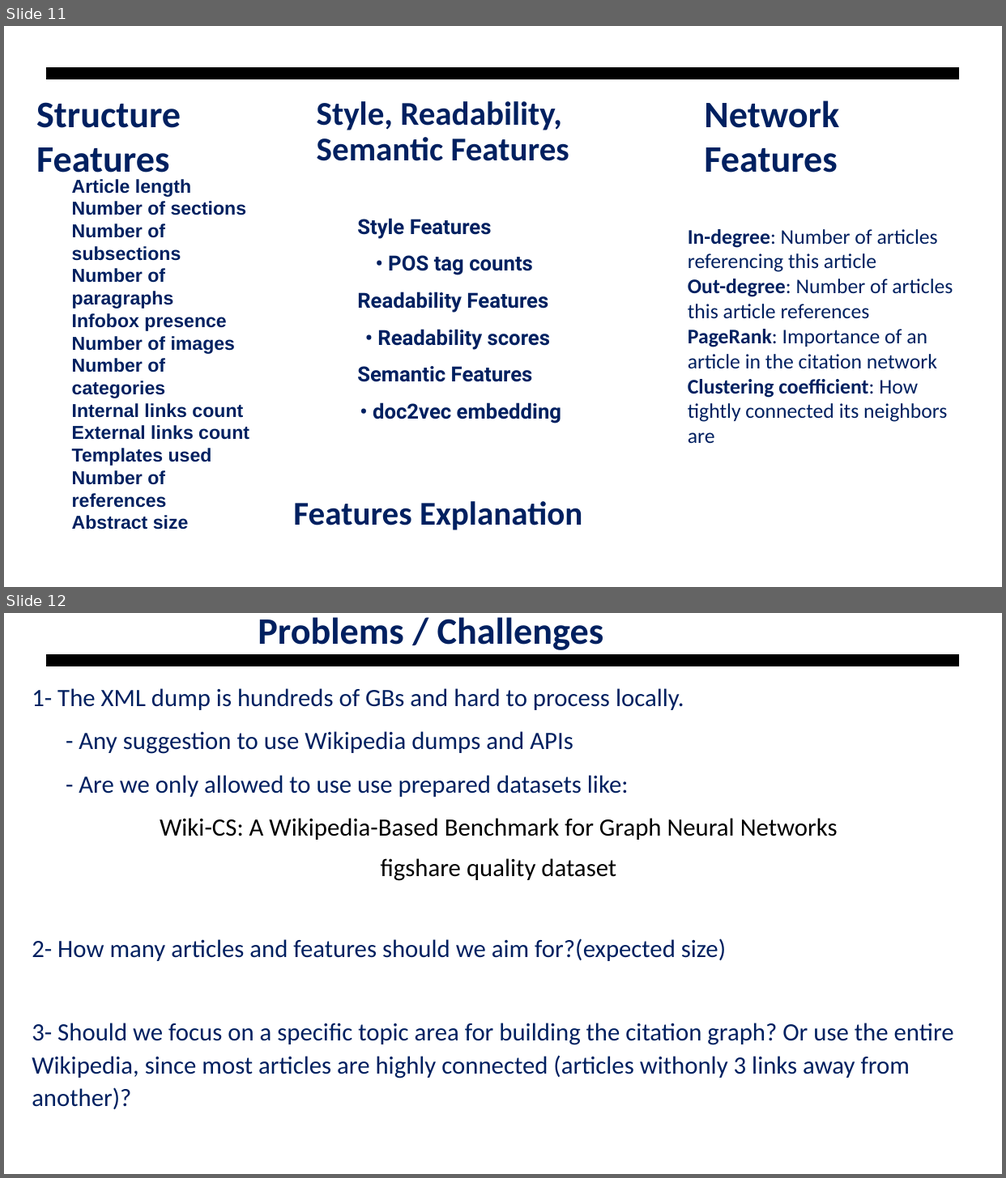
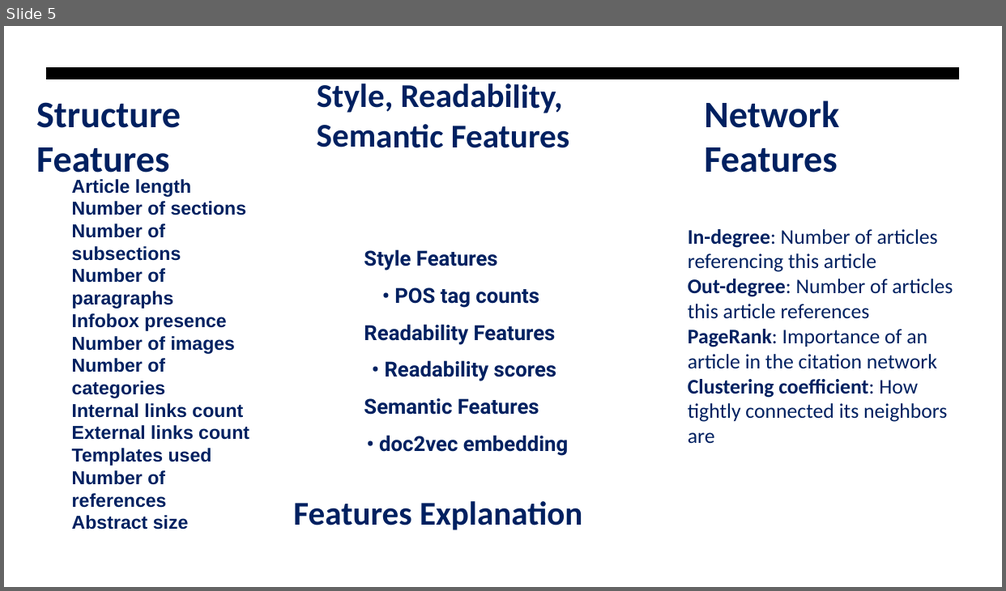
Before and after one commit to Ari-manius/DLSS-WAQP, a slide deck: Tasks/Project_presentation.odp. Shown one above the other, each under a label of ours: slides 11 and 12 before the commit, slide 5 after it. The pictures are 1006x1178 and 1006x591 pixels, drawn with LibreOffice and Linux fonts; fonts in the diff are those of the drawing; background and template pictures are left out. Boxes give left, top, right and bottom in pixels: in the first picture for what was removed or moved away, otherwise in the second. Text is boxed around its words. In the diff, an @@ line names an element or a change of style, - is before the commit and + after.

```diff
--- a/Tasks/Project_presentation.odp
+++ b/Tasks/Project_presentation.odp
@@ slide 12 removed at bbox=[4, 613, 1002, 1174], background picture (left out); not listed: 1 template element that a slide beside it also shows @@
@@ title removed at bbox=[258, 617, 604, 650] @@
-Problems / Challenges
@@ text removed at bbox=[32, 688, 954, 1110] @@
-1- The XML dump is hundreds of GBs and hard to process locally.
-- Any suggestion to use Wikipedia dumps and APIs
-- Are we only allowed to use use prepared datasets like:
-Wiki-CS: A Wikipedia-Based Benchmark for Graph Neural Networks
-figshare quality dataset
-2- How many articles and features should we aim for?(expected size)
-3- Should we focus on a specific topic area for building the citation graph? Or use the entire Wikipedia, since most articles are highly connected (articles withonly 3 links away from another)?
@@ what was slide 11 is now slide 5 @@
@@ slide 5 changed as well @@
@@ text "Style, Readability, Semantic Features": place and size @@
-text "Style, Readability, Semantic Features" at bbox=[317, 101, 569, 161]
+text "Style, Readability, Semantic Features" at bbox=[317, 84, 569, 148]
@@ text "Style, Readability, Semantic Features" at bbox=[317, 84, 569, 148]: line spacing 0.9 to 1 @@
@@ text "Style Features": place and size @@
-text "Style Features" at bbox=[357, 218, 561, 424]
+text "Style Features" at bbox=[364, 250, 568, 456]
```
Also in this commit, not shown: 11 other slides changed, 2 slides added, 1 other slide removed, 1 other file.
